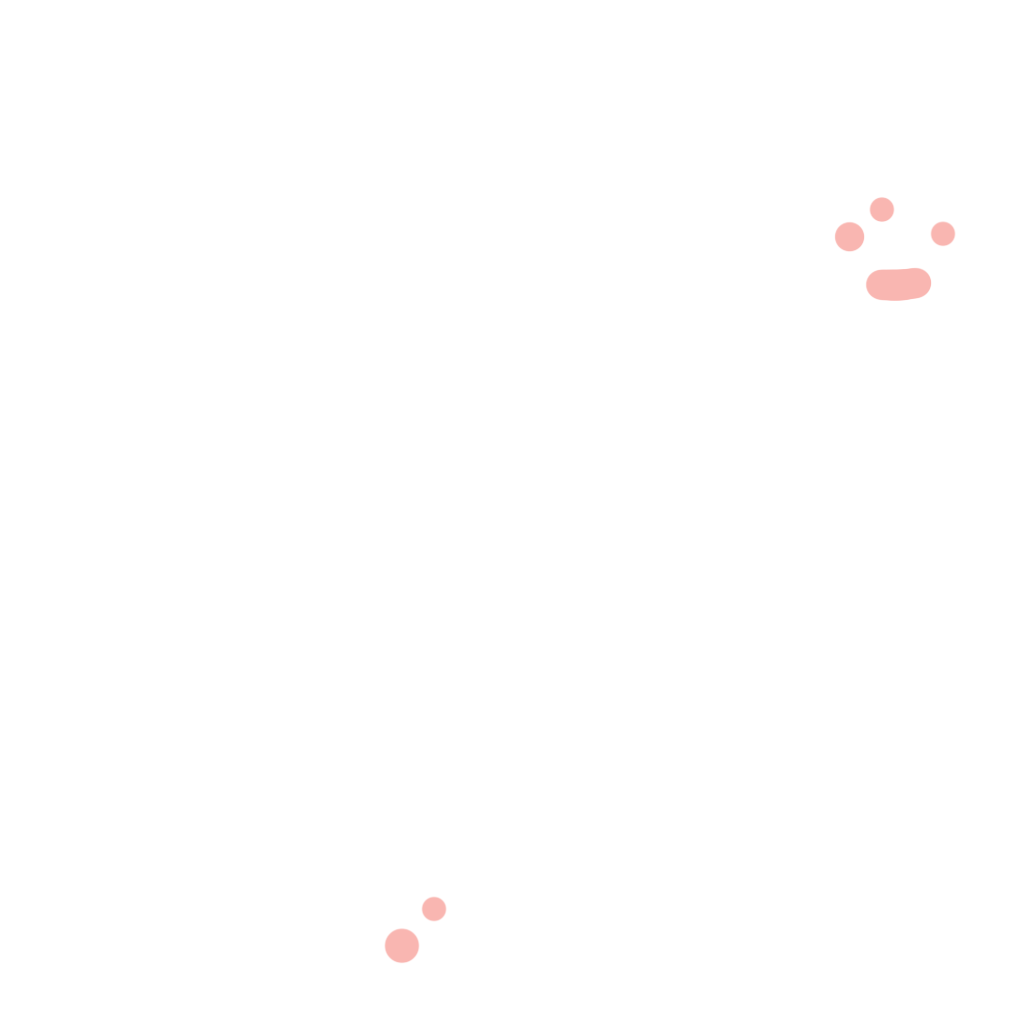
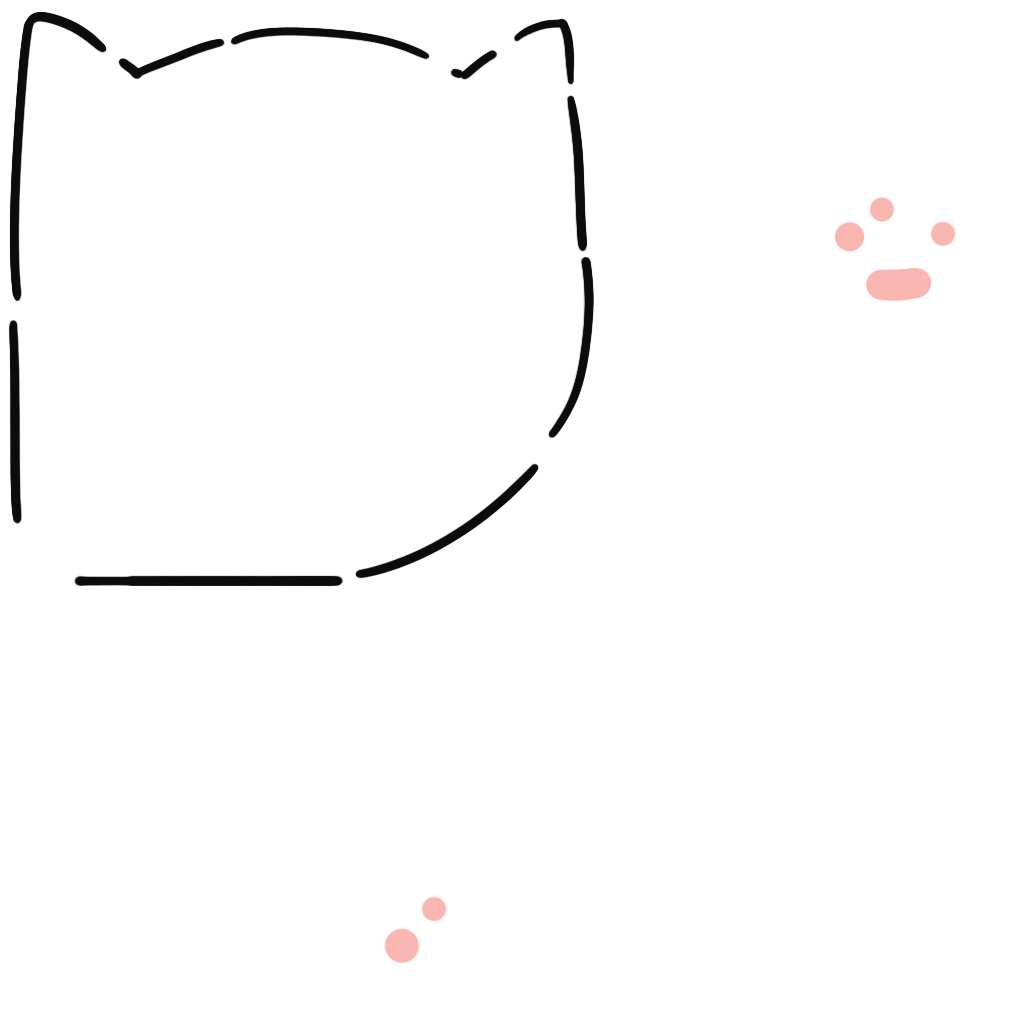
Two versions of the same layered image (w=1024, h=1024). Layer-by-layer changes:
added layer "레이어 9" above "삼각형 1 복사" over 8, 11, 594, 587
painted on "삼각형 1 복사" (2nd of 2) over 301, 18, 594, 311
painted on "삼각형 1" over 9, 11, 296, 320
painted on "레이어 1" over 8, 19, 594, 587